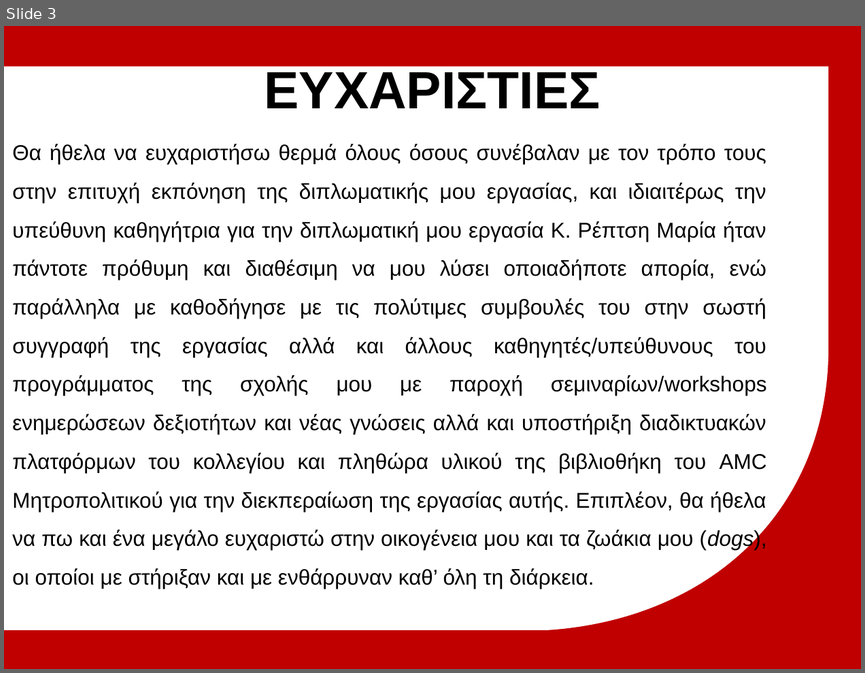
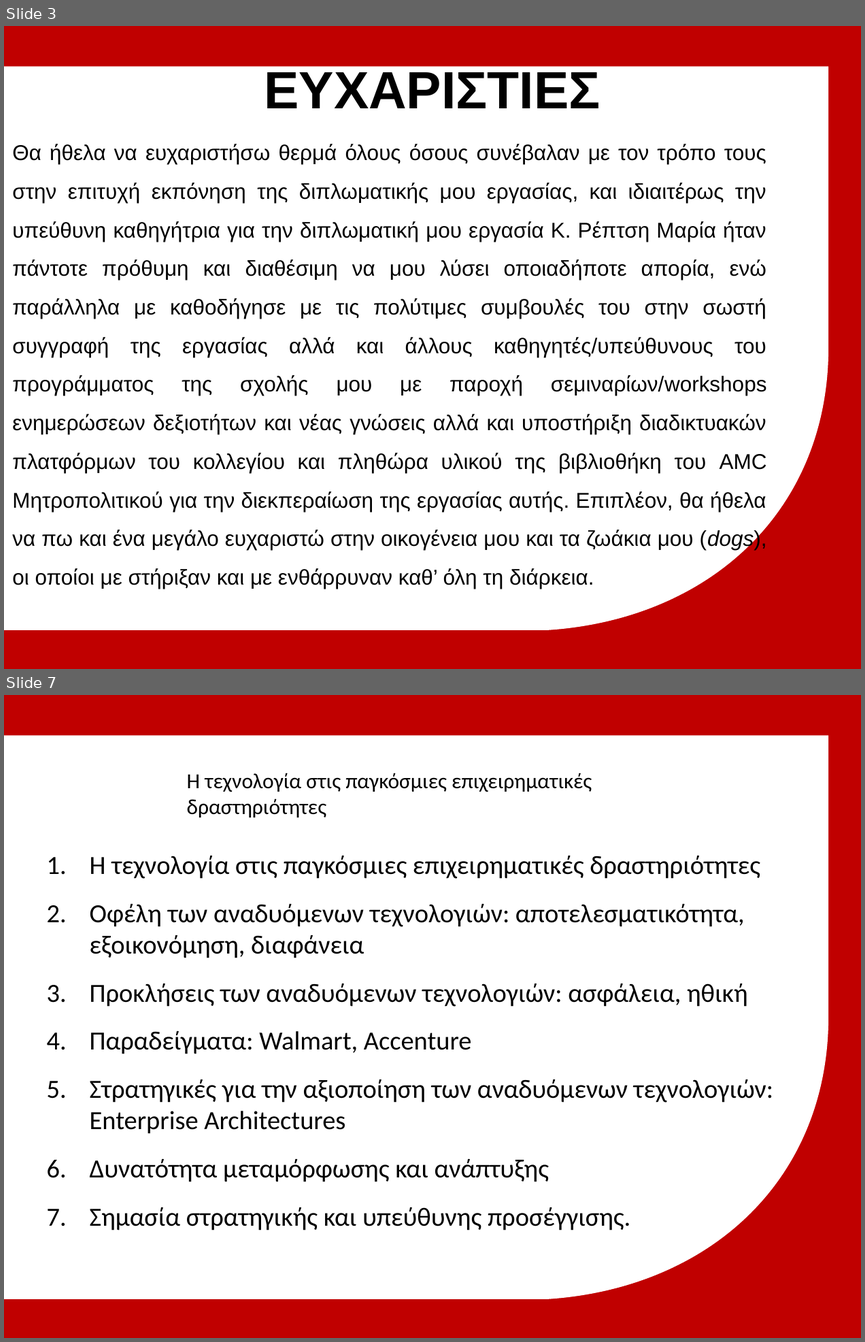
Before and after one commit to michailmarkou1995/MBA, a slide deck: Spiritual Wellbeing IV Professional Development and Applied Research/Μητροπολιτικό Κολλέγιο_ΣΕΚΦ[Μιχαηλ Μαρκου] IT in Global Business.pptx. Shown one above the other, each under a label of ours: slide 3 before the commit, slides 3 and 7 after it; the slides between them are not shown. The pictures are 865x673 and 865x1342 pixels, drawn with LibreOffice and Linux fonts; fonts in the diff are those of the drawing; background and template pictures are left out. Boxes give left, top, right and bottom in pixels: in the first picture for what was removed or moved away, otherwise in the second. Text is boxed around its words. In the diff, an @@ line names an element or a change of style, - is before the commit and + after.

```diff
--- a/Spiritual Wellbeing IV Professional Development and Applied Research/Μητροπολιτικό Κολλέγιο_ΣΕΚΦ[Μιχαηλ Μαρκου] IT in Global Business.pptx
+++ b/Spiritual Wellbeing IV Professional Development and Applied Research/Μητροπολιτικό Κολλέγιο_ΣΕΚΦ[Μιχαηλ Μαρκου] IT in Global Business.pptx
@@ slide 7 added at box(4, 695, 861, 1338), background #C00000; not listed: 1 template element that a slide beside it also shows @@
@@ text added at box(187, 773, 592, 817), 18 pt, text #000000 @@
+Η τεχνολογία στις παγκόσμιες επιχειρηματικές δραστηριότητες
@@ text added at box(90, 855, 774, 1230), 22 pt, text #000000 @@
+1. Η τεχνολογία στις παγκόσμιες επιχειρηματικές δραστηριότητες
+2. Οφέλη των αναδυόμενων τεχνολογιών: αποτελεσματικότητα, εξοικονόμηση, διαφάνεια
+3. Προκλήσεις των αναδυόμενων τεχνολογιών: ασφάλεια, ηθική
+4. Παραδείγματα: Walmart, Accenture
+5. Στρατηγικές για την αξιοποίηση των αναδυόμενων τεχνολογιών: Enterprise Architectures
+6. Δυνατότητα μεταμόρφωσης και ανάπτυξης
+7. Σημασία στρατηγικής και υπεύθυνης προσέγγισης.
```
Also in this commit, not shown: 3 slides changed, 2 other slides added.
